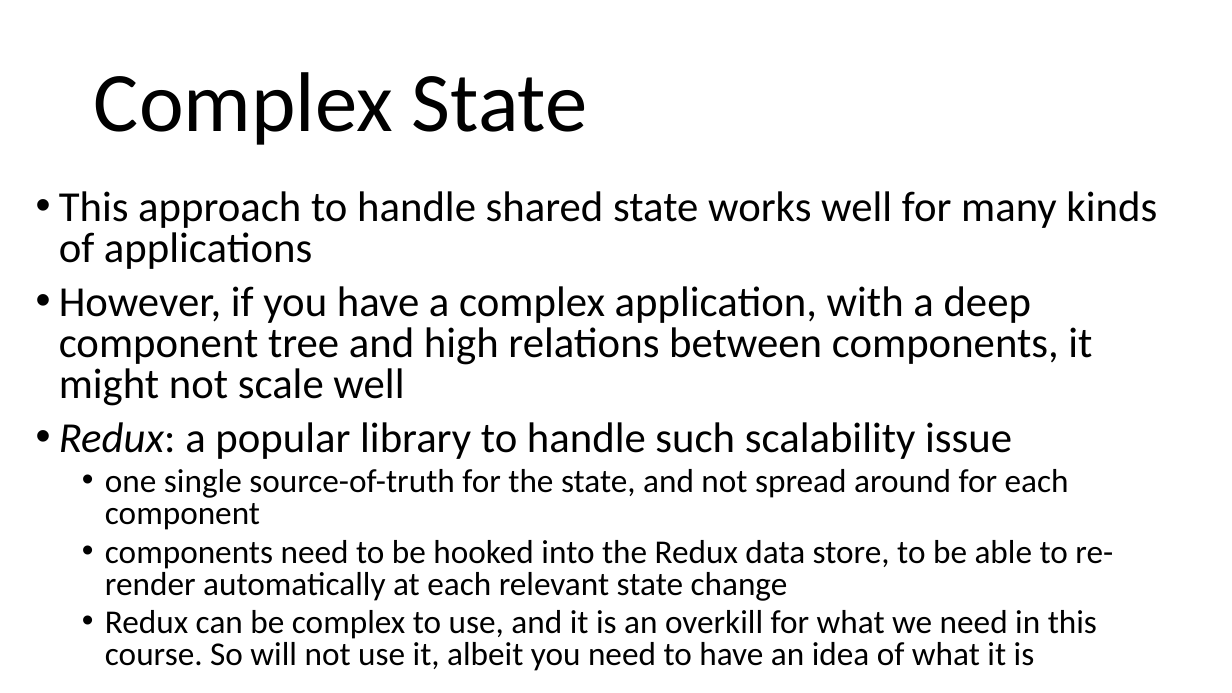
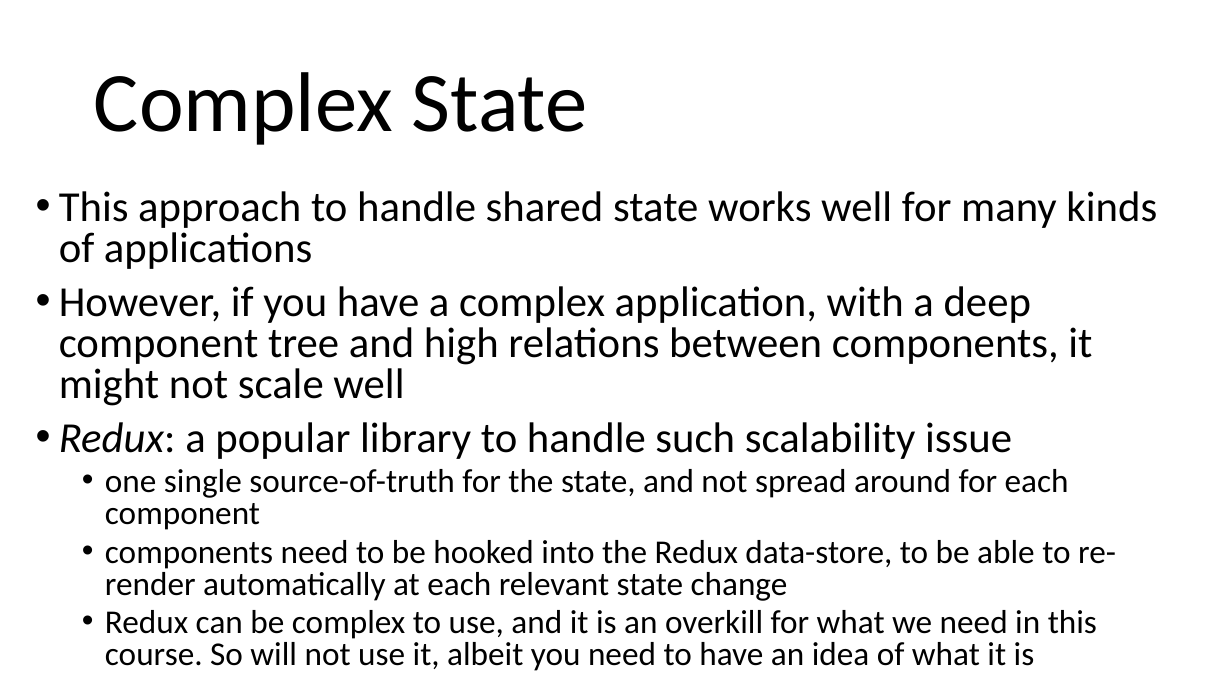
Before and after one commit to arcuri82/web_development_and_api_design, a slide deck: slide 7 of docs/slides/lesson_04.pptx. Drawn at 1232x693 pixels with LibreOffice and Linux fonts; fonts in the diff are those of the drawing. Boxes give left, top, right and bottom in pixels: in the first picture for what was removed or moved away, otherwise in the second. Text is boxed around its words. In the diff, an @@ line names an element or a change of style, - is before the commit and + after.

```diff
--- a/docs/slides/lesson_04.pptx
+++ b/docs/slides/lesson_04.pptx
@@ text at (105, 540, 1116, 601): text changed @@
-  • components need to be hooked into the Redux data store, to be able to re-render automatically at each relevant state change
+  • components need to be hooked into the Redux data-store, to be able to re-render automatically at each relevant state change
```
Also in this commit, not shown: 2 other slides changed, 1 other file.
